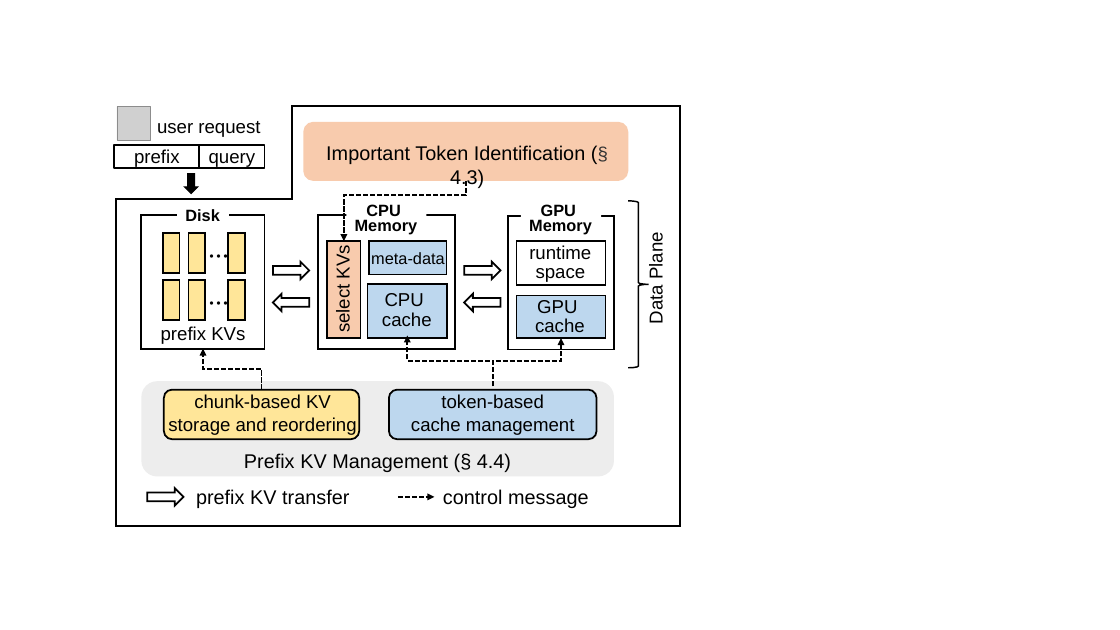
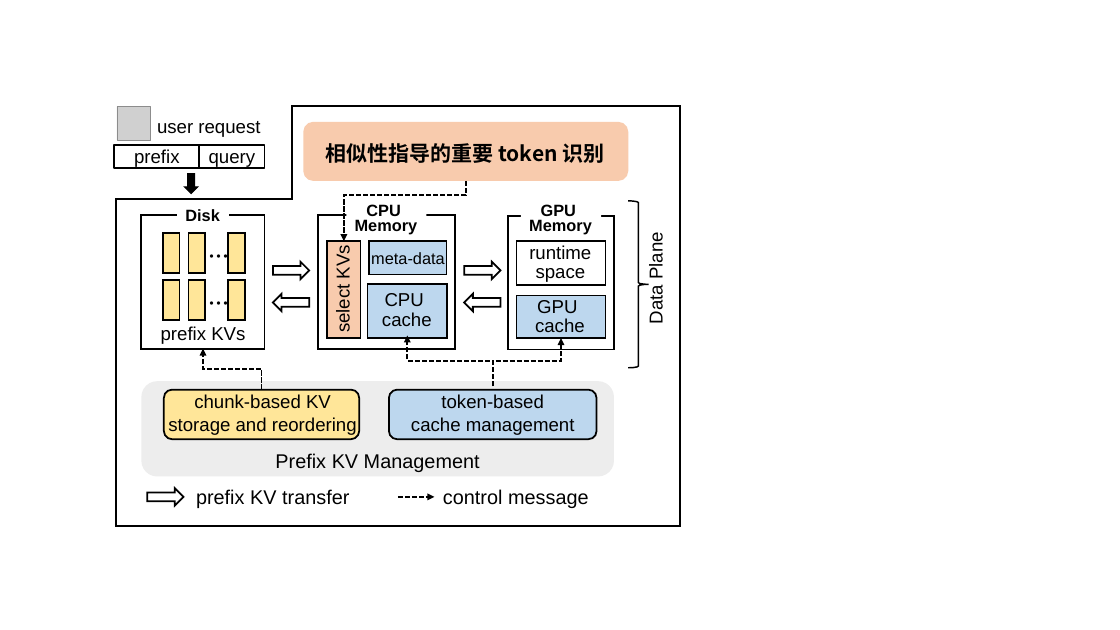
Before and after one commit to eastZed/SPEC-paper, a slide deck: slide 2 of fig/drawing-ppt/impress-wj.pptx. Drawn at 1120x630 pixels with LibreOffice and Linux fonts; fonts in the diff are those of the drawing; grey boxes stand for pictures. Boxes give left, top, right and bottom in pixels: in the first picture for what was removed or moved away, otherwise in the second. Text is boxed around its words. In the diff, an @@ line names an element or a change of style, - is before the commit and + after.

```diff
--- a/fig/drawing-ppt/impress-wj.pptx
+++ b/fig/drawing-ppt/impress-wj.pptx
@@ text at [326, 143, 604, 163]: text changed; size 17 to 18 pt; font Arial to Noto Sans CJK SC; bold on @@
-Important Token Identification (§ 4.3)
+相似性指导的重要 token 识别
@@ text at [275, 453, 480, 472]: text changed @@
-Prefix KV Management (§ 4.4)
+Prefix KV Management
```
Also in this commit, not shown: 1 other slide changed, 3 other files.
